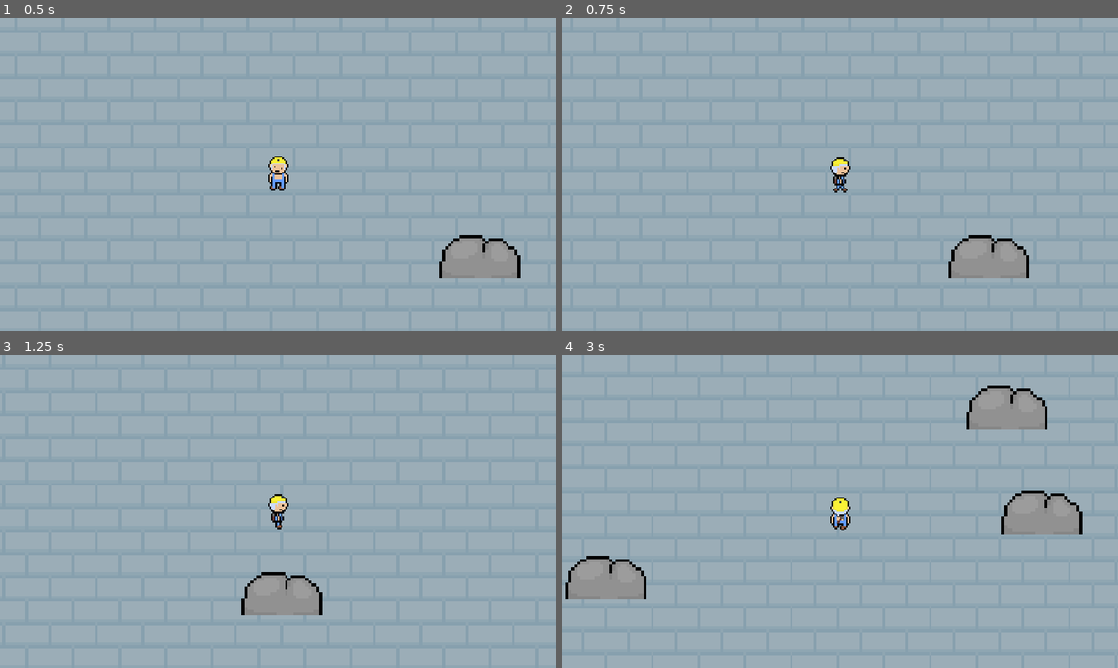
Above: before the commit, frames 1-4 (two rows, left to right).
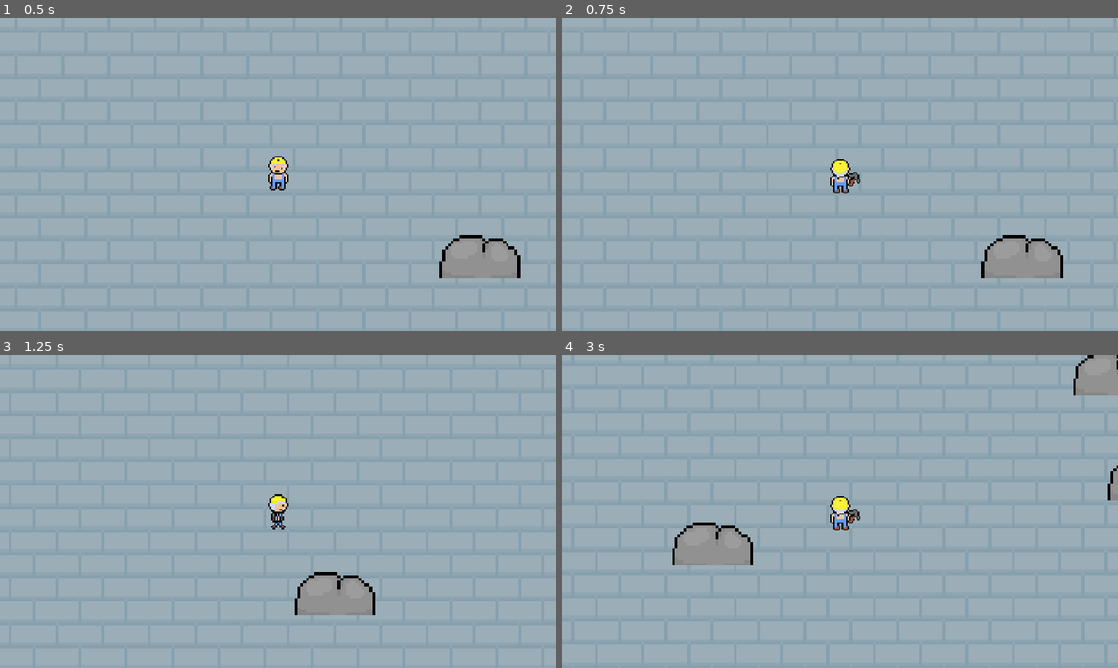
Above: after the commit, the same moments.

Repository: needaschoolproxy/Test-game
Game: Godot game, scene res://scenes/mainscene.tscn
Same seed, same stepped clock (60 frames per second), same inputs: the game is played once before the commit and once after it.
Inputs (mouse positions are in pixels of both pictures, inside the frame that each line leads up to):
- Up to frame 1 (0.5 s): no input
- Up to frame 2 (0.75 s): move the mouse to (962, 158) at 0.52 s; hold D (right) from 0.53 s (still down); click (962, 158) at 0.6 s
- Up to frame 3 (1.25 s): keep holding D (right)
- Up to frame 4 (3 s): move the mouse to (728, 527) at 1.27 s; release D (right) at 1.28 s; hold S (down) 1.28-2.03 s; click (728, 527) at 1.35 s; tap Enter at 2 s; move the mouse to (895, 442) at 2.02 s; hold D (right) 2.03-2.78 s; click (895, 442) at 2.1 s; move the mouse to (812, 574) at 2.77 s; hold W (up) from 2.78 s (still down); click (812, 574) at 2.85 s

Frame 1 is identical in both runs. In frame 2, 2.0% of the frame differs, in the area x 48-91%, y 44-84%; in frame 3, 2.6%; in frame 4, 7.7%, in the area x 0-100%, y 0-78%.

Commit message:
bug fixes

Diff:
--- /dev/null
+++ b/maincharacter.tscn
@@ -0,0 +1,400 @@
+[gd_scene load_steps=50 format=3 uid="uid://811p21x5f3un"]
+
+[ext_resource type="Script" path="res://maincharacter.gd" id="1_0aigr"]
+[ext_resource type="Texture2D" uid="uid://brvdrm67mo4lk" path="res://Sprites/Sprite-0003-sheet.png" id="2_0aigr"]
+
+[sub_resource type="AtlasTexture" id="AtlasTexture_0aigr"]
+atlas = ExtResource("2_0aigr")
+region = Rect2(512, 0, 32, 32)
+
+[sub_resource type="AtlasTexture" id="AtlasTexture_aaoyj"]
+atlas = ExtResource("2_0aigr")
+region = Rect2(544, 0, 32, 32)
+
+[sub_resource type="AtlasTexture" id="AtlasTexture_q4faf"]
+atlas = ExtResource("2_0aigr")
+region = Rect2(384, 0, 32, 32)
+
+[sub_resource type="AtlasTexture" id="AtlasTexture_ohkvx"]
+atlas = ExtResource("2_0aigr")
+region = Rect2(416, 0, 32, 32)
+
+[sub_resource type="AtlasTexture" id="AtlasTexture_urlo6"]
+atlas = ExtResource("2_0aigr")
+region = Rect2(256, 0, 32, 32)
+
+[sub_resource type="AtlasTexture" id="AtlasTexture_cm1gl"]
+atlas = ExtResource("2_0aigr")
+region = Rect2(288, 0, 32, 32)
+
+[sub_resource type="AtlasTexture" id="AtlasTexture_u2gkk"]
+atlas = ExtResource("2_0aigr")
+region = Rect2(0, 0, 32, 32)
+
+[sub_resource type="AtlasTexture" id="AtlasTexture_legk6"]
+atlas = ExtResource("2_0aigr")
+region = Rect2(32, 0, 32, 32)
+
+[sub_resource type="AtlasTexture" id="AtlasTexture_mj243"]
+atlas = ExtResource("2_0aigr")
+region = Rect2(64, 0, 32, 32)
+
+[sub_resource type="AtlasTexture" id="AtlasTexture_xfbxn"]
+atlas = ExtResource("2_0aigr")
+region = Rect2(96, 0, 32, 32)
+
+[sub_resource type="AtlasTexture" id="AtlasTexture_1x2ah"]
+atlas = ExtResource("2_0aigr")
+region = Rect2(128, 0, 32, 32)
+
+[sub_resource type="AtlasTexture" id="AtlasTexture_xnwam"]
+atlas = ExtResource("2_0aigr")
+region = Rect2(160, 0, 32, 32)
+
+[sub_resource type="AtlasTexture" id="AtlasTexture_wvi3g"]
+atlas = ExtResource("2_0aigr")
+region = Rect2(224, 0, 32, 32)
+
+[sub_resource type="AtlasTexture" id="AtlasTexture_h1tlr"]
+atlas = ExtResource("2_0aigr")
+region = Rect2(64, 0, 32, 32)
+
+[sub_resource type="AtlasTexture" id="AtlasTexture_crxhg"]
+atlas = ExtResource("2_0aigr")
+region = Rect2(96, 0, 32, 32)
+
+[sub_resource type="AtlasTexture" id="AtlasTexture_fr0r6"]
+atlas = ExtResource("2_0aigr")
+region = Rect2(128, 0, 32, 32)
+
+[sub_resource type="AtlasTexture" id="AtlasTexture_hrktf"]
+atlas = ExtResource("2_0aigr")
+region = Rect2(160, 0, 32, 32)
+
+[sub_resource type="AtlasTexture" id="AtlasTexture_1gp6r"]
+atlas = ExtResource("2_0aigr")
+region = Rect2(224, 0, 32, 32)
+
+[sub_resource type="AtlasTexture" id="AtlasTexture_22mu0"]
+atlas = ExtResource("2_0aigr")
+region = Rect2(64, 0, 32, 32)
+
+[sub_resource type="AtlasTexture" id="AtlasTexture_x70oe"]
+atlas = ExtResource("2_0aigr")
+region = Rect2(96, 0, 32, 32)
+
+[sub_resource type="AtlasTexture" id="AtlasTexture_7qn1h"]
+atlas = ExtResource("2_0aigr")
+region = Rect2(128, 0, 32, 32)
+
+[sub_resource type="AtlasTexture" id="AtlasTexture_vw6vw"]
+atlas = ExtResource("2_0aigr")
+region = Rect2(160, 0, 32, 32)
+
+[sub_resource type="AtlasTexture" id="AtlasTexture_xoof7"]
+atlas = ExtResource("2_0aigr")
+region = Rect2(224, 0, 32, 32)
+
+[sub_resource type="AtlasTexture" id="AtlasTexture_miu3x"]
+atlas = ExtResource("2_0aigr")
+region = Rect2(64, 0, 32, 32)
+
+[sub_resource type="AtlasTexture" id="AtlasTexture_nr76v"]
+atlas = ExtResource("2_0aigr")
+region = Rect2(96, 0, 32, 32)
+
+[sub_resource type="AtlasTexture" id="AtlasTexture_ncnnt"]
+atlas = ExtResource("2_0aigr")
+region = Rect2(128, 0, 32, 32)
+
+[sub_resource type="AtlasTexture" id="AtlasTexture_plmpl"]
+atlas = ExtResource("2_0aigr")
+region = Rect2(160, 0, 32, 32)
+
+[sub_resource type="AtlasTexture" id="AtlasTexture_gnqdu"]
+atlas = ExtResource("2_0aigr")
+region = Rect2(224, 0, 32, 32)
+
+[sub_resource type="AtlasTexture" id="AtlasTexture_fjaw1"]
+atlas = ExtResource("2_0aigr")
+region = Rect2(576, 0, 32, 32)
+
+[sub_resource type="AtlasTexture" id="AtlasTexture_hdqcs"]
+atlas = ExtResource("2_0aigr")
+region = Rect2(512, 0, 32, 32)
+
+[sub_resource type="AtlasTexture" id="AtlasTexture_5fu6c"]
+atlas = ExtResource("2_0aigr")
+region = Rect2(608, 0, 32, 32)
+
+[sub_resource type="AtlasTexture" id="AtlasTexture_01rx2"]
+atlas = ExtResource("2_0aigr")
+region = Rect2(512, 0, 32, 32)
+
+[sub_resource type="AtlasTexture" id="AtlasTexture_6pwjc"]
+atlas = ExtResource("2_0aigr")
+region = Rect2(448, 0, 32, 32)
+
+[sub_resource type="AtlasTexture" id="AtlasTexture_arylf"]
+atlas = ExtResource("2_0aigr")
+region = Rect2(384, 0, 32, 32)
+
+[sub_resource type="AtlasTexture" id="AtlasTexture_rwlsl"]
+atlas = ExtResource("2_0aigr")
+region = Rect2(480, 0, 32, 32)
+
+[sub_resource type="AtlasTexture" id="AtlasTexture_u44ag"]
+atlas = ExtResource("2_0aigr")
+region = Rect2(384, 0, 32, 32)
+
+[sub_resource type="AtlasTexture" id="AtlasTexture_wfyqo"]
+atlas = ExtResource("2_0aigr")
+region = Rect2(320, 0, 32, 32)
+
+[sub_resource type="AtlasTexture" id="AtlasTexture_fpicn"]
+atlas = ExtResource("2_0aigr")
+region = Rect2(256, 0, 32, 32)
+
+[sub_resource type="AtlasTexture" id="AtlasTexture_s2v02"]
+atlas = ExtResource("2_0aigr")
+region = Rect2(352, 0, 32, 32)
+
+[sub_resource type="AtlasTexture" id="AtlasTexture_t4udo"]
+atlas = ExtResource("2_0aigr")
+region = Rect2(256, 0, 32, 32)
+
+[sub_resource type="AtlasTexture" id="AtlasTexture_t45su"]
+atlas = ExtResource("2_0aigr")
+region = Rect2(64, 0, 32, 32)
+
+[sub_resource type="AtlasTexture" id="AtlasTexture_g50sx"]
+atlas = ExtResource("2_0aigr")
+region = Rect2(32, 0, 32, 32)
+
+[sub_resource type="AtlasTexture" id="AtlasTexture_8vjcc"]
+atlas = ExtResource("2_0aigr")
+region = Rect2(96, 0, 32, 32)
+
+[sub_resource type="AtlasTexture" id="AtlasTexture_hxx3c"]
+atlas = ExtResource("2_0aigr")
+region = Rect2(32, 0, 32, 32)
+
+[sub_resource type="SpriteFrames" id="SpriteFrames_aaoyj"]
+animations = [{
+"frames": [{
+"duration": 1.0,
+"texture": SubResource("AtlasTexture_0aigr")
+}, {
+"duration": 1.0,
+"texture": SubResource("AtlasTexture_aaoyj")
+}],
+"loop": true,
+"name": &"idle_down",
+"speed": 5.0
+}, {
+"frames": [{
+"duration": 1.0,
+"texture": SubResource("AtlasTexture_q4faf")
+}, {
+"duration": 1.0,
+"texture": SubResource("AtlasTexture_ohkvx")
+}],
+"loop": true,
+"name": &"idle_left",
+"speed": 5.0
+}, {
+"frames": [{
+"duration": 1.0,
+"texture": SubResource("AtlasTexture_urlo6")
+}, {
+"duration": 1.0,
+"texture": SubResource("AtlasTexture_cm1gl")
+}],
+"loop": true,
+"name": &"idle_right",
+"speed": 5.0
+}, {
+"frames": [{
+"duration": 1.0,
+"texture": SubResource("AtlasTexture_u2gkk")
+}, {
+"duration": 1.0,
+"texture": SubResource("AtlasTexture_legk6")
+}],
+"loop": true,
+"name": &"idle_up",
+"speed": 5.0
+}, {
+"frames": [{
+"duration": 1.0,
+"texture": SubResource("AtlasTexture_mj243")
+}, {
+"duration": 1.0,
+"texture": SubResource("AtlasTexture_xfbxn")
+}, {
+"duration": 1.0,
+"texture": SubResource("AtlasTexture_1x2ah")
+}, {
+"duration": 1.0,
+"texture": SubResource("AtlasTexture_xnwam")
+}, {
+"duration": 1.0,
+"texture": SubResource("AtlasTexture_wvi3g")
+}],
+"loop": false,
+"name": &"swing_down",
+"speed": 30.0
+}, {
+"frames": [{
+"duration": 1.0,
+"texture": SubResource("AtlasTexture_h1tlr")
+}, {
+"duration": 1.0,
+"texture": SubResource("AtlasTexture_crxhg")
+}, {
+"duration": 1.0,
+"texture": SubResource("AtlasTexture_fr0r6")
+}, {
+"duration": 1.0,
+"texture": SubResource("AtlasTexture_hrktf")
+}, {
+"duration": 1.0,
+"texture": SubResource("AtlasTexture_1gp6r")
+}],
+"loop": false,
+"name": &"swing_left",
+"speed": 30.0
+}, {
+"frames": [{
+"duration": 1.0,
+"texture": SubResource("AtlasTexture_22mu0")
+}, {
+"duration": 1.0,
+"texture": SubResource("AtlasTexture_x70oe")
+}, {
+"duration": 1.0,
+"texture": SubResource("AtlasTexture_7qn1h")
+}, {
+"duration": 1.0,
+"texture": SubResource("AtlasTexture_vw6vw")
+}, {
+"duration": 1.0,
+"texture": SubResource("AtlasTexture_xoof7")
+}],
+"loop": false,
+"name": &"swing_right",
+"speed": 30.0
+}, {
+"frames": [{
+"duration": 1.0,
+"texture": SubResource("AtlasTexture_miu3x")
+}, {
+"duration": 1.0,
+"texture": SubResource("AtlasTexture_nr76v")
+}, {
+"duration": 1.0,
+"texture": SubResource("AtlasTexture_ncnnt")
+}, {
+"duration": 1.0,
+"texture": SubResource("AtlasTexture_plmpl")
+}, {
+"duration": 1.0,
+"texture": SubResource("AtlasTexture_gnqdu")
+}],
+"loop": false,
+"name": &"swing_up",
+"speed": 30.0
+}, {
+"frames": [{
+"duration": 1.0,
+"texture": SubResource("AtlasTexture_fjaw1")
+}, {
+"duration": 1.0,
+"texture": SubResource("AtlasTexture_hdqcs")
+}, {
+"duration": 1.0,
+"texture": SubResource("AtlasTexture_5fu6c")
+}, {
+"duration": 1.0,
+"texture": SubResource("AtlasTexture_01rx2")
+}],
+"loop": true,
+"name": &"walk_down",
+"speed": 5.0
+}, {
+"frames": [{
+"duration": 1.0,
+"texture": SubResource("AtlasTexture_6pwjc")
+}, {
+"duration": 1.0,
+"texture": SubResource("AtlasTexture_arylf")
+}, {
+"duration": 1.0,
+"texture": SubResource("AtlasTexture_rwlsl")
+}, {
+"duration": 1.0,
+"texture": SubResource("AtlasTexture_u44ag")
+}],
+"loop": true,
+"name": &"walk_left",
+"speed": 5.0
+}, {
+"frames": [{
+"duration": 1.0,
+"texture": SubResource("AtlasTexture_wfyqo")
+}, {
+"duration": 1.0,
+"texture": SubResource("AtlasTexture_fpicn")
+}, {
+"duration": 1.0,
+"texture": SubResource("AtlasTexture_s2v02")
+}, {
+"duration": 1.0,
+"texture": SubResource("AtlasTexture_t4udo")
+}],
+"loop": true,
+"name": &"walk_right",
+"speed": 5.0
+}, {
+"frames": [{
+"duration": 1.0,
+"texture": SubResource("AtlasTexture_t45su")
+}, {
+"duration": 1.0,
+"texture": SubResource("AtlasTexture_g50sx")
+}, {
+"duration": 1.0,
+"texture": SubResource("AtlasTexture_8vjcc")
+}, {
+"duration": 1.0,
+"texture": SubResource("AtlasTexture_hxx3c")
+}],
+"loop": true,
+"name": &"walk_up",
+"speed": 5.0
+}]
+
+[sub_resource type="RectangleShape2D" id="RectangleShape2D_0aigr"]
+size = Vector2(20, 25.5)
+
+[sub_resource type="RectangleShape2D" id="RectangleShape2D_u2gkk"]
+size = Vector2(41, 12)
+
+[node name="PLAYER" type="CharacterBody2D"]
+motion_mode = 1
+script = ExtResource("1_0aigr")
+
+[node name="AnimatedSprite2D" type="AnimatedSprite2D" parent="."]
+sprite_frames = SubResource("SpriteFrames_aaoyj")
+animation = &"swing_right"
+
+[node name="CollisionShape2D" type="CollisionShape2D" parent="."]
+position = Vector2(0, 4)
+shape = SubResource("RectangleShape2D_0aigr")
+
+[node name="Area2D" type="Area2D" parent="."]
+monitoring = false
+
+[node name="CollisionShape2D" type="CollisionShape2D" parent="Area2D"]
+position = Vector2(0, -14)
+shape = SubResource("RectangleShape2D_u2gkk")
--- /dev/null
+++ b/mainscene.tscn
@@ -0,0 +1,16 @@
+[gd_scene load_steps=2 format=3 uid="uid://cw5tiwqnc1dh8"]
+
+[ext_resource type="PackedScene" uid="uid://811p21x5f3un" path="res://maincharacter.tscn" id="1_wtdyi"]
+
+[node name="Node2D" type="Node2D"]
+
+[node name="ColorRect" type="ColorRect" parent="."]
+offset_left = 294.0
+offset_top = -162.0
+offset_right = 393.0
+offset_bottom = -75.0
+
+[node name="CharacterBody2D" parent="." instance=ExtResource("1_wtdyi")]
+position = Vector2(-1, 1)
+
+[node name="Camera2D" type="Camera2D" parent="CharacterBody2D"]
--- a/project.godot
+++ b/project.godot
@@ -41,6 +41,11 @@
 "events": [Object(InputEventKey,"resource_local_to_scene":false,"resource_name":"","device":-1,"window_id":0,"alt_press …(192 unchanged characters)…
 ]
 }
+swing={
+"deadzone": 0.2,
+"events": [Object(InputEventMouseButton,"resource_local_to_scene":false,"resource_name":"","device":-1,"window_id":0,"alt_pressed":false,"shift_pressed":false,"ctrl_pressed":false,"meta_pressed":false,"button_mask":0,"position":Vector2(0, 0),"global_position":Vector2(0, 0),"factor":1.0,"button_index":1,"canceled":false,"pressed":false,"double_click":false,"script":null)
+]
+}
 
 [rendering]
 
